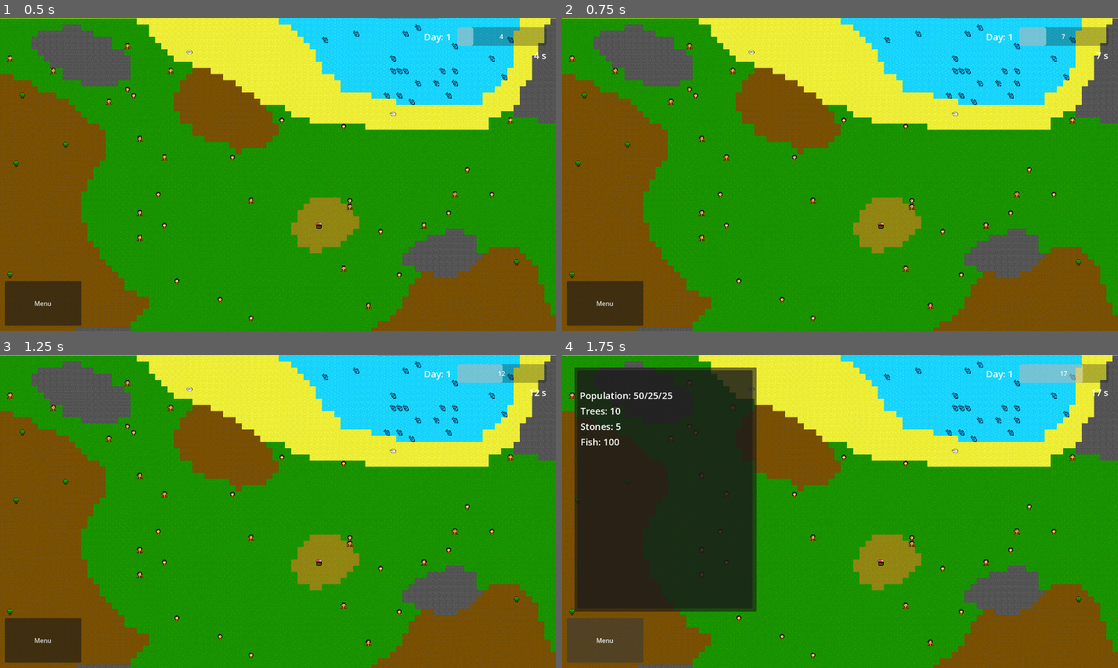
Above: before the commit, frames 1-4 (two rows, left to right).
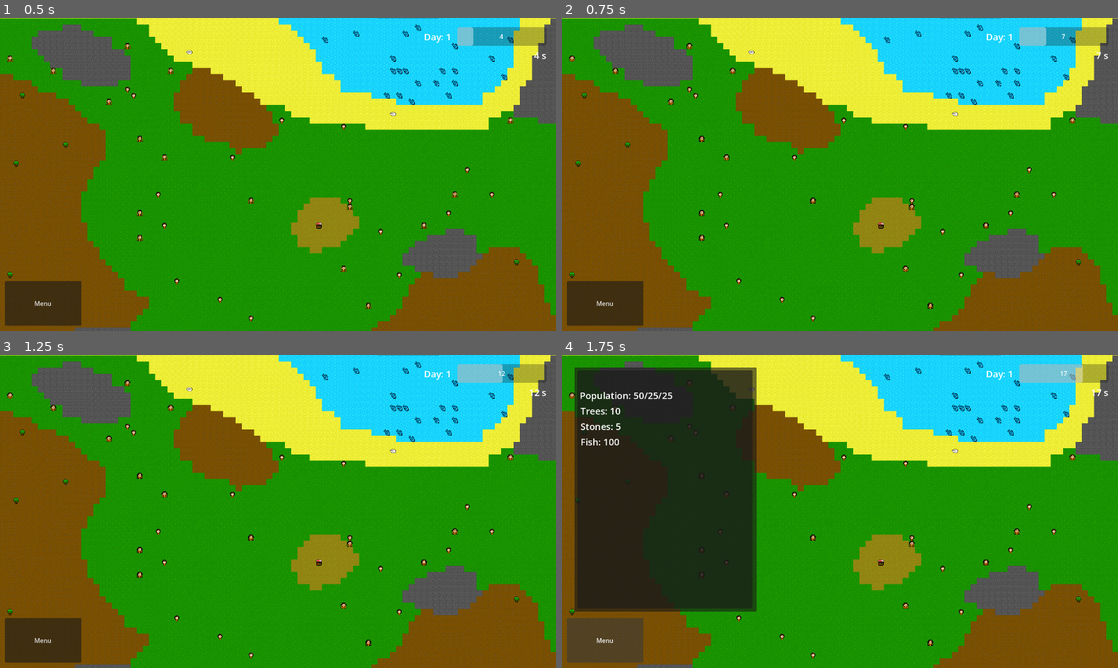
Above: after the commit, the same moments.

Repository: nookaeo/econ-village
Game: Godot game, scene res://scenes/core/world.tscn
Same seed, same stepped clock (60 frames per second), same inputs: the game is played once before the commit and once after it.
Inputs (mouse positions are in pixels of both pictures, inside the frame that each line leads up to):
- Up to frame 1 (0.5 s): no input
- Up to frame 2 (0.75 s): move the mouse to (962, 158) at 0.52 s; click (962, 158) at 0.67 s
- Up to frame 3 (1.25 s): no input
- Up to frame 4 (1.75 s): click "Menu" at 1.25 s

Frame 1 is identical in both runs. In frame 2, 0.1% of the frame differs, in the area x 1-93%, y 8-94%; in frame 3, 0.1%; in frame 4, less than 0.1%.
Error in both runs: Invalid access to property or key 'house_storage_size' on a base object of type 'Nil'. (res://scripts/entities/brain/extends/fishing.gd:6)

Commit message:
bt: add house rule

Diff:
--- a/scripts/entities/brain/extends/create_house.gd
+++ b/scripts/entities/brain/extends/create_house.gd
@@ -7,4 +7,5 @@
 	if agent.home.house_level >= 1:
 		return Status.SUCCESS
 	agent.home.build_house()
+	agent.home.rule.assign(agent.rule)
 	return Status.RUNNING
--- a/scripts/entities/brain/extends/create_site.gd
+++ b/scripts/entities/brain/extends/create_site.gd
@@ -3,7 +3,9 @@
 	var agent :Villagent = _actor
 	#var blackboard :Blackboard = _blackboard
 	#var delta = get_physics_process_delta_time()
-	CoreSignal.create_house.emit(agent)
+
 	if agent.home == null:
-		return Status.FAILURE
-	return Status.SUCCESS
+		CoreSignal.create_house.emit(agent)
+		return Status.SUCCESS
+
+	return Status.FAILURE
